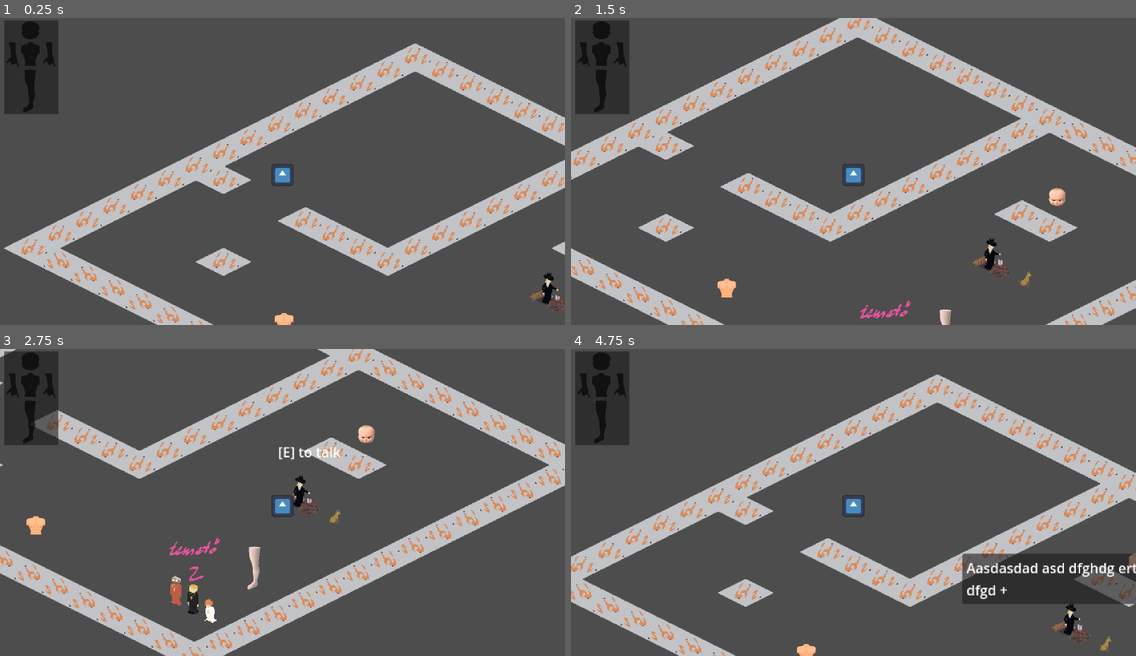
Above: before the commit, frames 1-4 (two rows, left to right).
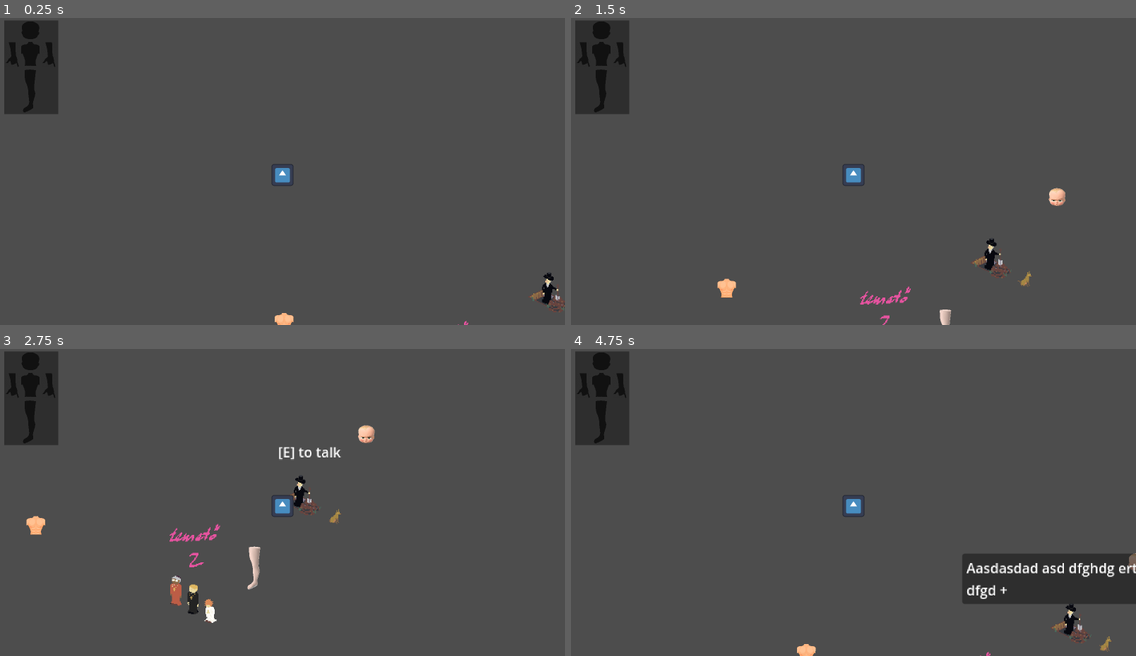
Above: after the commit, the same moments.

Repository: ekaktusz/screamjam2024
Game: Godot game, scene res://Scenes/main.tscn
Two runs of this game, one before a commit and one after it. Both use one fixed random seed, a clock stepped at 60 frames per second and the inputs below. The engine's default icon, where the game draws it, is replaced by a stand-in: a white triangle on a blue panel in a dark square.
Inputs:
- Up to frame 1 (0.25 s): no input
- Up to frame 2 (1.5 s): tap Enter at 0.5 s; hold Right (ui_right) 0.53-1.28 s; hold E (interact) 0.53-1.28 s; hold Down (ui_down) from 1.28 s (still down); tap E (interact) at 1.35 s
- Up to frame 3 (2.75 s): release Down (ui_down) at 2.03 s; hold Right (ui_right) from 2.03 s (still down); hold E (interact) from 2.03 s (still down)
- Up to frame 4 (4.75 s): release Right (ui_right) at 2.78 s; release E (interact) at 2.78 s; hold Up (ui_up) 2.78-3.53 s; tap E (interact) at 2.85, 4.35 s; hold E (interact) 3.53-4.28 s; hold Left (ui_left) from 3.53 s (still down)

The runs differ from the first frame. In frame 1, 17% of the frame differs, in the area x 0-100%, y 8-100%; in frame 2, 20%, in the area x 0-100%, y 0-100%; in frame 3, 19%; in frame 4, 18%.

Commit message:
Occlusion layers added to new tilesets. Origin offset set correctly.

Diff:
--- a/Scenes/Tilemap/tile_map_layer_first_floor.tscn
+++ b/Scenes/Tilemap/tile_map_layer_first_floor.tscn
@@ -1,92 +1,149 @@
-[gd_scene load_steps=6 format=3 uid="uid://byqsaebfr2wqt"]
+[gd_scene load_steps=19 format=3 uid="uid://byqsaebfr2wqt"]
 
 [ext_resource type="Texture2D" uid="uid://kqeabg8o2g01" path="res://Scenes/Tilemap/Tilesets/scream_tilemap_v002.png" id="1_7awqj"]
 
-[sub_resource type="OccluderPolygon2D" id="OccluderPolygon2D_a11yx"]
-polygon = PackedVector2Array(2.125, -29.875, -2.375, -33.125, -25.375, -23.875, -25.95, -3.025, -3.125, 9.875, 24.25, -3.875, 22.625, -8.125, 4.875, -16.375)
+[sub_resource type="OccluderPolygon2D" id="OccluderPolygon2D_rdnp1"]
+polygon = PackedVector2Array(2.125, -29.875, -2.375, -33.125, -25.375, -23.875, -25.95, -3.025, 0, -16)
 
-[sub_resource type="OccluderPolygon2D" id="OccluderPolygon2D_aykug"]
-polygon = PackedVector2Array(-11.875, -37.375, 2.625, -47.375, 14.875, -42.625, 15.375, -11.875, 22.125, -7.875, 22.625, -1.625, -6.875, 15.125, -20.65, 5.675, -12.375, -5.125)
+[sub_resource type="OccluderPolygon2D" id="OccluderPolygon2D_me6pn"]
+polygon = PackedVector2Array(5.375, -33.375, -7.375, -28.125, -14.375, -29.375, -25.375, -23.875, -25.95, -3.025, 7.875, -17.625)
+
+[sub_resource type="OccluderPolygon2D" id="OccluderPolygon2D_bhm8p"]
+polygon = PackedVector2Array(2.625, -34.125, -9.625, -29.125, -9.125, -24.375, -23.625, -18.375, -23.875, 0.375, 4.35, -13.825, 5.375, -31.125)
+
+[sub_resource type="OccluderPolygon2D" id="OccluderPolygon2D_ihrhm"]
+polygon = PackedVector2Array(11.375, -29.625, -5.625, -37.875, -17.625, -25.125, -17.875, 0.875, -3.125, 9.875, 20.625, 0.125, 20.625, -25.875)
+
+[sub_resource type="OccluderPolygon2D" id="OccluderPolygon2D_rghi6"]
+polygon = PackedVector2Array(5.375, -22.375, -3.125, -20.125, -13.125, -15.625, -24.125, -11.375, -23.45, 4.275, 7.25, -12.375)
+
+[sub_resource type="OccluderPolygon2D" id="OccluderPolygon2D_1syhl"]
+polygon = PackedVector2Array(7.125, -21.875, -1.375, -17.875, -8.625, -15.375, -21.625, -9.625, -20.875, 2.625, 8.45, -11.775)
+
+[sub_resource type="OccluderPolygon2D" id="OccluderPolygon2D_5mfsf"]
+polygon = PackedVector2Array(4.625, -22.625, 0.625, -24.125, -3.625, -20.625, -9.625, -6.125, -17.625, -14.375, -26.125, -10.875, -24.85, 3.575, 5.45, -13.275)
+
+[sub_resource type="OccluderPolygon2D" id="OccluderPolygon2D_wsasu"]
+polygon = PackedVector2Array(-6.875, -18.625, -14.625, -15.125, -18.375, -12.875, -26.625, -10.375, -25.55, 3.225, 6.55, -12.725, 5.125, -24.125)
+
+[sub_resource type="OccluderPolygon2D" id="OccluderPolygon2D_0uojk"]
+polygon = PackedVector2Array(2.625, -22.625, -5.375, -18.125, -12.875, -14.125, -21.625, -10.625, -23, 2.25, 6.9, -12.55)
+
+[sub_resource type="OccluderPolygon2D" id="OccluderPolygon2D_bn3ur"]
+polygon = PackedVector2Array(-0.875, -41.375, -15.875, 5.375, -10.85, 10.575, -1.95, 15.025, 10.875, 14.125, 11.25, 10.375, 16.05, 7.975, 12.15, -9.925)
+
+[sub_resource type="OccluderPolygon2D" id="OccluderPolygon2D_wvc3s"]
+polygon = PackedVector2Array(-12.875, 2.875, -3.375, -2.875, -3.375, -10.625, -16.875, -17.875, -4.375, -42.875, 10.125, -42.625, 23.375, -16.125, 5.375, -7.625, 8.375, -2.625, 15.375, 0.125, 7.375, 6.625, -6.625, 6.125)
+
+[sub_resource type="OccluderPolygon2D" id="OccluderPolygon2D_sc8fu"]
+polygon = PackedVector2Array(-1.375, 4.875, -1.875, 1.875, -7.875, -2.625, -1.125, -1.625, -0.625, -11.375, -4.75, -13.625, 1.25, -15.375, -0.375, -21.875, -3.875, -23.125, -0.375, -25.375, -1.125, -30.125, -1.125, -34.875, 0.625, -41.875, 1.875, -34.625, 2.375, -29.125, 7.625, -26.375, 3.375, -26.875, 2.625, -22.625, 6.875, -19.875, 3.375, -18.875, 3.15, -14.425, 8.05, -11.975, 3.875, -10.625, 3.875, -4.125, 8.875, -5.625, 4.125, -0.875, 3.875, 5.625)
+
+[sub_resource type="OccluderPolygon2D" id="OccluderPolygon2D_tab02"]
+polygon = PackedVector2Array(-13.625, 0.375, -3.875, -2.875, -3.125, -8.875, -2.375, -27.375, -10.875, -23.875, -12.625, -24.875, -2.625, -29.625, -2.625, -33.875, -6.375, -34.875, -2.375, -36.125, -1.875, -42.875, 0.625, -38.875, 3.625, -36.125, 15.625, -27.625, 5.375, -29.625, 4.625, -25.625, 9.375, -24.875, 4.375, -22.375, 4.875, -20.625, 7.625, -19.375, 3.625, -17.875, 4.875, -4.625, 9.625, -2.625, 11.375, 1.625)
+
+[sub_resource type="OccluderPolygon2D" id="OccluderPolygon2D_mpiy0"]
+polygon = PackedVector2Array(10.375, 2.375, 26.35, 2.825, 17.875, -1.375, 28.375, -6.875, 28.375, -10.125, 22.375, -10.875, 11.05, -10.475, 24.375, -19.875, 17.125, -18.375, 22.875, -25.625, 17.625, -23.375, 20.375, -31.125, 14.375, -25.375, 13.875, -31.875, 8.875, -28.875, 14.625, -37.625, 8.875, -34.625, 5.625, -35.875, 10.375, -41.625, 4.375, -39.125, 3.375, -42.625, 2.375, -39.875, -0.375, -42.375, -3.125, -38.125, -8.875, -40.125, -3.875, -30.875, -9.125, -36.875, -9.125, -31.125, -15.125, -33.375, -18.125, -30.375, -8.625, -23.625, -18.125, -24.125, -13.375, -18.875, -22.875, -18.875, -18.375, -14.125, -21.625, -10.375, -24.55, -3.725, -12.95, -9.525, -18.375, -4.125, -10.875, -1.875, -15.125, 1.625, 8.375, 2.125)
+
+[sub_resource type="OccluderPolygon2D" id="OccluderPolygon2D_m5pru"]
+polygon = PackedVector2Array(-14.375, 0.125, -3.625, -4.125, -2.875, -32.875, 5.875, -38.625, 6.375, -7.125, 9.875, -1.875, 16.875, -0.125, 9.375, 3.125)
 
 [sub_resource type="TileSetAtlasSource" id="TileSetAtlasSource_l7blw"]
 texture = ExtResource("1_7awqj")
 texture_region_size = Vector2i(64, 64)
 1:0/0 = 0
 1:0/0/texture_origin = Vector2i(0, 16)
-1:0/0/occlusion_layer_0/polygon = SubResource("OccluderPolygon2D_a11yx")
+1:0/0/occlusion_layer_0/polygon = SubResource("OccluderPolygon2D_rdnp1")
 1:0/0/physics_layer_0/polygon_0/points = PackedVector2Array(0, -8, 16, 0, 0, 8, -16, 0)
 2:0/0 = 0
 2:0/0/texture_origin = Vector2i(0, 16)
-2:0/0/occlusion_layer_0/polygon = SubResource("OccluderPolygon2D_a11yx")
+2:0/0/occlusion_layer_0/polygon = SubResource("OccluderPolygon2D_rghi6")
 3:0/0 = 0
 3:0/0/texture_origin = Vector2i(0, 16)
+3:0/0/occlusion_layer_0/polygon = SubResource("OccluderPolygon2D_bn3ur")
 1:1/0 = 0
 1:1/0/texture_origin = Vector2i(0, 16)
-1:1/0/occlusion_layer_0/polygon = SubResource("OccluderPolygon2D_a11yx")
+1:1/0/occlusion_layer_0/polygon = SubResource("OccluderPolygon2D_me6pn")
 2:1/0 = 0
 2:1/0/texture_origin = Vector2i(0, 16)
-2:1/0/occlusion_layer_0/polygon = SubResource("OccluderPolygon2D_a11yx")
+2:1/0/occlusion_layer_0/polygon = SubResource("OccluderPolygon2D_1syhl")
 3:1/0 = 0
 3:1/0/texture_origin = Vector2i(0, 16)
+3:1/0/occlusion_layer_0/polygon = SubResource("OccluderPolygon2D_wvc3s")
 1:2/0 = 0
 1:2/0/texture_origin = Vector2i(0, 16)
-1:2/0/occlusion_layer_0/polygon = SubResource("OccluderPolygon2D_a11yx")
+1:2/0/occlusion_layer_0/polygon = SubResource("OccluderPolygon2D_me6pn")
 2:2/0 = 0
 2:2/0/texture_origin = Vector2i(0, 16)
-2:2/0/occlusion_layer_0/polygon = SubResource("OccluderPolygon2D_a11yx")
+2:2/0/occlusion_layer_0/polygon = SubResource("OccluderPolygon2D_5mfsf")
 1:3/0 = 0
 1:3/0/texture_origin = Vector2i(0, 16)
-1:3/0/occlusion_layer_0/polygon = SubResource("OccluderPolygon2D_a11yx")
+1:3/0/occlusion_layer_0/polygon = SubResource("OccluderPolygon2D_bhm8p")
 2:3/0 = 0
 2:3/0/texture_origin = Vector2i(0, 16)
-2:3/0/occlusion_layer_0/polygon = SubResource("OccluderPolygon2D_a11yx")
+2:3/0/occlusion_layer_0/polygon = SubResource("OccluderPolygon2D_wsasu")
 1:4/0 = 0
 1:4/0/texture_origin = Vector2i(0, 16)
-1:4/0/occlusion_layer_0/polygon = SubResource("OccluderPolygon2D_a11yx")
+1:4/0/occlusion_layer_0/polygon = SubResource("OccluderPolygon2D_ihrhm")
 2:4/0 = 0
 2:4/0/texture_origin = Vector2i(0, 16)
-2:4/0/occlusion_layer_0/polygon = SubResource("OccluderPolygon2D_a11yx")
+2:4/0/occlusion_layer_0/polygon = SubResource("OccluderPolygon2D_0uojk")
 4:0/0 = 0
 4:0/0/texture_origin = Vector2i(0, 16)
-4:0/0/occlusion_layer_0/polygon = SubResource("OccluderPolygon2D_aykug")
+4:0/0/occlusion_layer_0/polygon = SubResource("OccluderPolygon2D_sc8fu")
 4:0/0/physics_layer_0/polygon_0/points = PackedVector2Array(-21.125, 3.125, -6, 16.5, 25.05, -3.475, 10.875, -13.625)
 4:1/0 = 0
 4:1/0/texture_origin = Vector2i(0, 16)
+4:1/0/occlusion_layer_0/polygon = SubResource("OccluderPolygon2D_tab02")
 4:2/0 = 0
 4:2/0/texture_origin = Vector2i(0, 16)
+4:2/0/occlusion_layer_0/polygon = SubResource("OccluderPolygon2D_mpiy0")
 4:3/0 = 0
 4:3/0/texture_origin = Vector2i(0, 16)
-0:0/0 = 0
+4:3/0/occlusion_layer_0/polygon = SubResource("OccluderPolygon2D_m5pru")
 5:0/0 = 0
+5:0/0/texture_origin = Vector2i(0, 16)
 6:0/0 = 0
+6:0/0/texture_origin = Vector2i(0, 16)
 7:0/0 = 0
+7:0/0/texture_origin = Vector2i(0, 16)
 8:0/0 = 0
+8:0/0/texture_origin = Vector2i(0, 16)
 9:0/0 = 0
+9:0/0/texture_origin = Vector2i(0, 16)
 10:0/0 = 0
-0:1/0 = 0
+10:0/0/texture_origin = Vector2i(0, 16)
 5:1/0 = 0
+5:1/0/texture_origin = Vector2i(0, 16)
 6:1/0 = 0
+6:1/0/texture_origin = Vector2i(0, 16)
 7:1/0 = 0
+7:1/0/texture_origin = Vector2i(0, 16)
 8:1/0 = 0
+8:1/0/texture_origin = Vector2i(0, 16)
 9:1/0 = 0
+9:1/0/texture_origin = Vector2i(0, 16)
 10:1/0 = 0
-0:2/0 = 0
+10:1/0/texture_origin = Vector2i(0, 16)
 3:2/0 = 0
+3:2/0/texture_origin = Vector2i(0, 16)
 5:2/0 = 0
+5:2/0/texture_origin = Vector2i(0, 16)
 6:2/0 = 0
+6:2/0/texture_origin = Vector2i(0, 16)
 7:2/0 = 0
+7:2/0/texture_origin = Vector2i(0, 16)
 8:2/0 = 0
+8:2/0/texture_origin = Vector2i(0, 16)
 9:2/0 = 0
+9:2/0/texture_origin = Vector2i(0, 16)
 10:2/0 = 0
-0:3/0 = 0
+10:2/0/texture_origin = Vector2i(0, 16)
 3:3/0 = 0
-0:4/0 = 0
+3:3/0/texture_origin = Vector2i(0, 16)
 3:4/0 = 0
+3:4/0/texture_origin = Vector2i(0, 16)
 4:4/0 = 0
-0:5/0 = 0
-0:6/0 = 0
-0:7/0 = 0
-0:8/0 = 0
+4:4/0/texture_origin = Vector2i(0, 16)
 
 [sub_resource type="TileSet" id="TileSet_csq0v"]
 tile_shape = 1
--- a/Scenes/Tilemap/tile_map_layer_ground_floor.tscn
+++ b/Scenes/Tilemap/tile_map_layer_ground_floor.tscn
@@ -12,11 +12,17 @@
 0:2/0 = 0
 0:2/0/texture_origin = Vector2i(0, -16)
 0:3/0 = 0
+0:3/0/texture_origin = Vector2i(0, -16)
 0:4/0 = 0
+0:4/0/texture_origin = Vector2i(0, -16)
 0:5/0 = 0
+0:5/0/texture_origin = Vector2i(0, -16)
 0:6/0 = 0
+0:6/0/texture_origin = Vector2i(0, -16)
 0:7/0 = 0
+0:7/0/texture_origin = Vector2i(0, -16)
 0:8/0 = 0
+0:8/0/texture_origin = Vector2i(0, -16)
 
 [sub_resource type="TileSet" id="TileSet_csq0v"]
 tile_shape = 1
